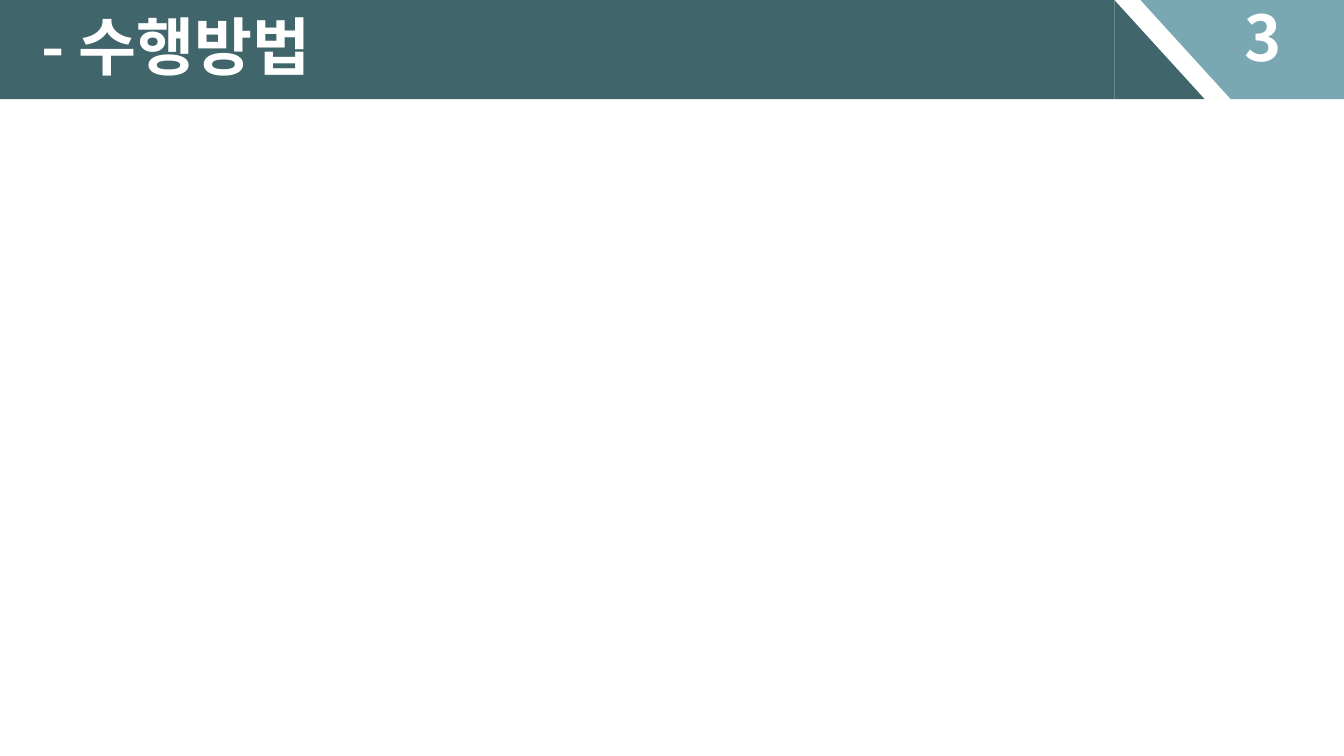
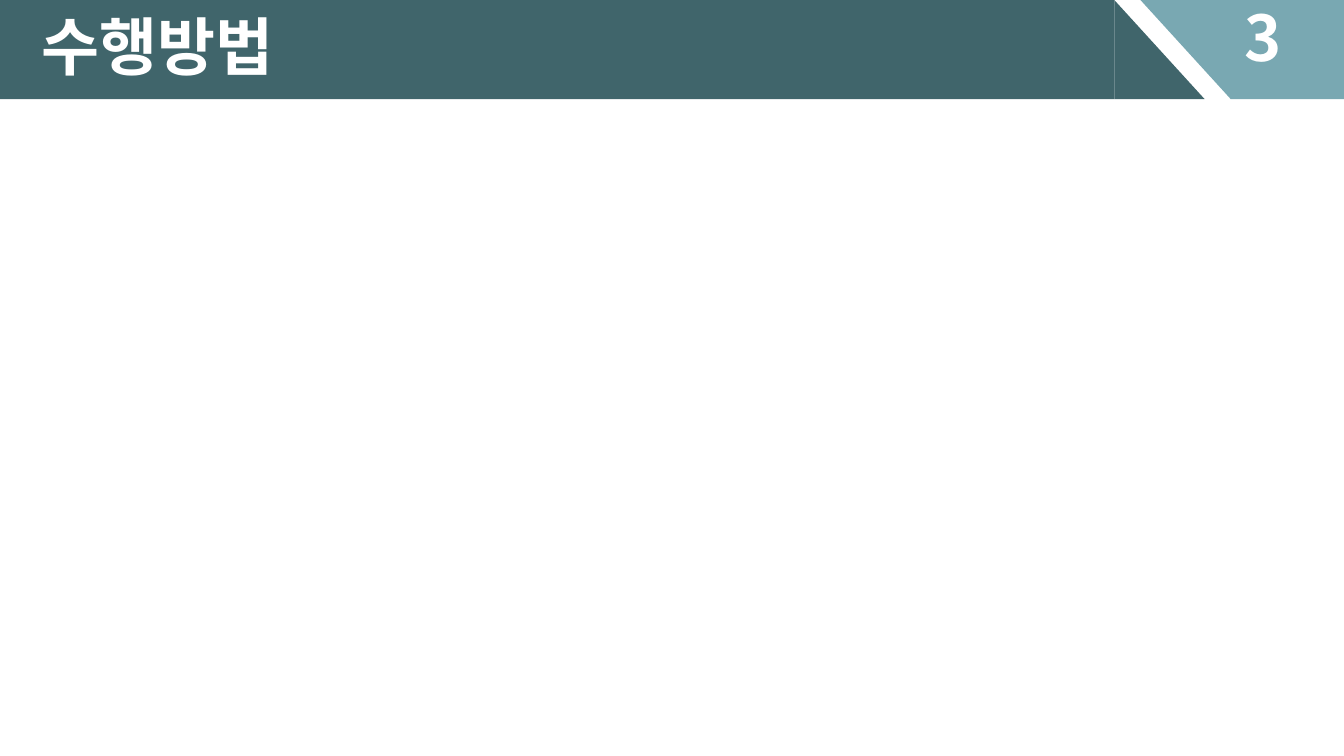
Before and after one commit to NetopiaAssistant/20191-Software-Team-02, a slide deck: slide 6 of 제안서 피피티.pptx. Drawn at 1344x756 pixels with LibreOffice and Linux fonts; fonts in the diff are those of the drawing. Boxes give left, top, right and bottom in pixels: in the first picture for what was removed or moved away, otherwise in the second. Text is boxed around its words. In the diff, an @@ line names an element or a change of style, - is before the commit and + after.

```diff
--- a/제안서 피피티.pptx
+++ b/제안서 피피티.pptx
@@ text at (x1=41, y1=17, x2=273, y2=76): text changed @@
-- 수행방법
+수행방법
```
Also in this commit, not shown: 6 other slides changed.
